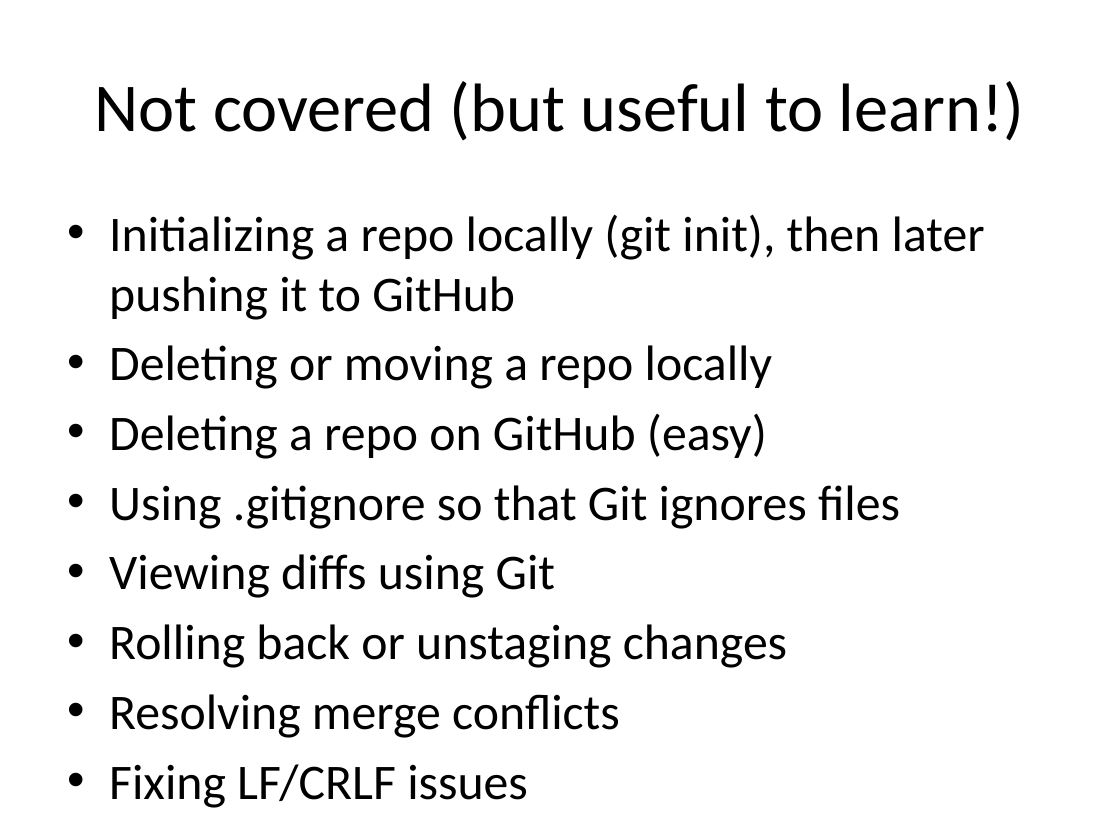
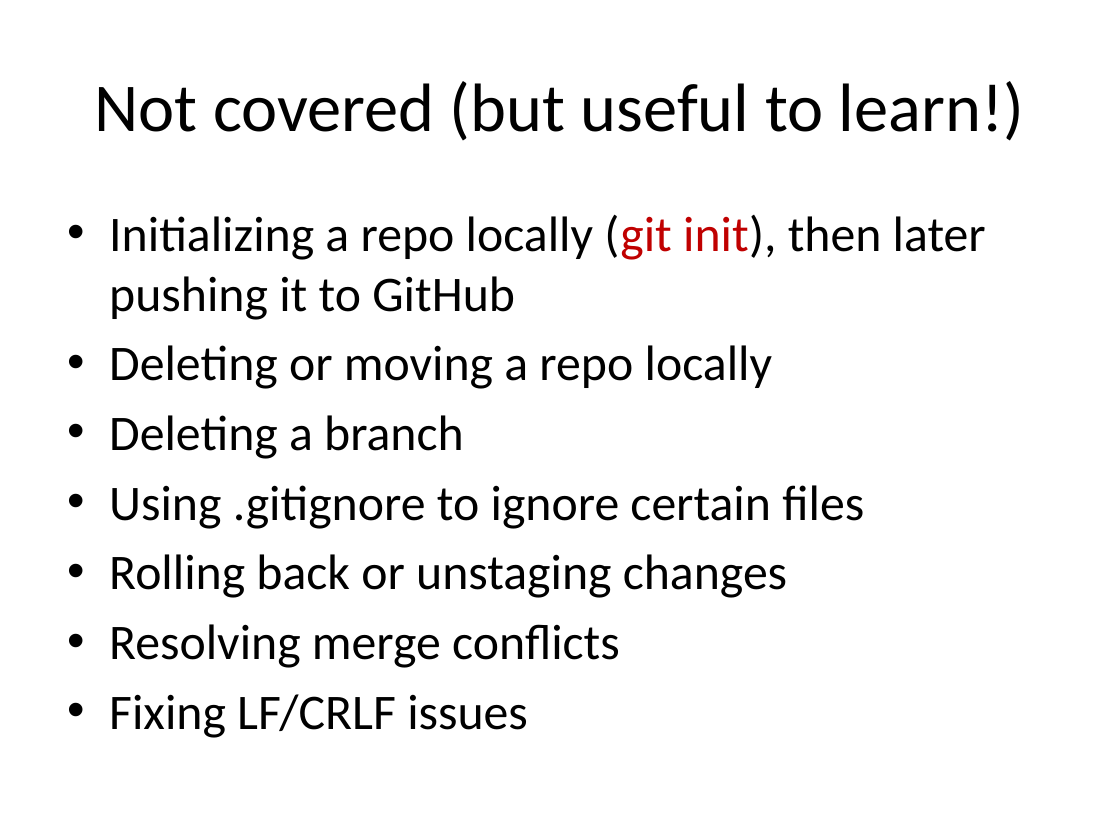
Before and after one commit to ajschumacher/gadsdc, a slide deck: slide 26 of 01-workflow/slides_git.pptx. Drawn at 1120x840 pixels with LibreOffice and Linux fonts; fonts in the diff are those of the drawing. Boxes give left, top, right and bottom in pixels: in the first picture for what was removed or moved away, otherwise in the second. Text is boxed around its words. In the diff, an @@ line names an element or a change of style, - is before the commit and + after.

```diff
--- a/01-workflow/slides_git.pptx
+++ b/01-workflow/slides_git.pptx
@@ text at bbox=[109, 214, 986, 320]: text colour #000000 to #C00000 in "(git init)," @@
@@ text at bbox=[109, 415, 864, 529]: text changed @@
-• Deleting a repo on GitHub (easy)
-• Using .gitignore so that Git ignores files
-• Viewing diffs using Git
+• Deleting a branch
+• Using .gitignore to ignore certain files
```
Also in this commit, not shown: 21 other slides changed, 1 slide added, 2 slides removed, 1 other file.
